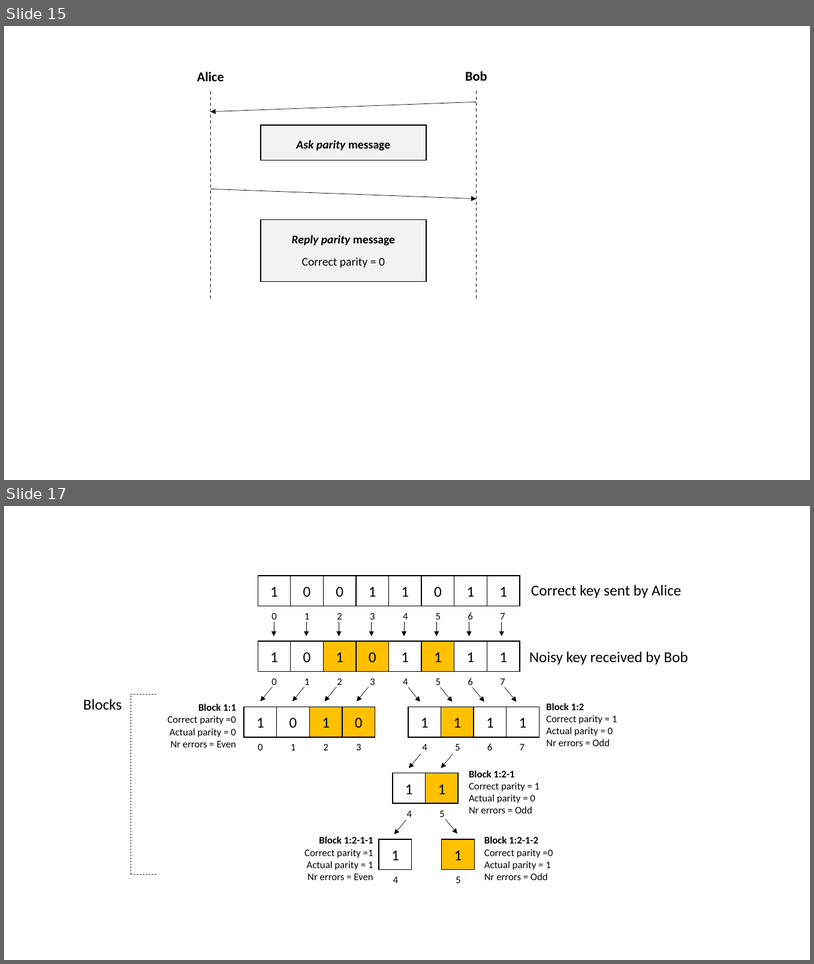
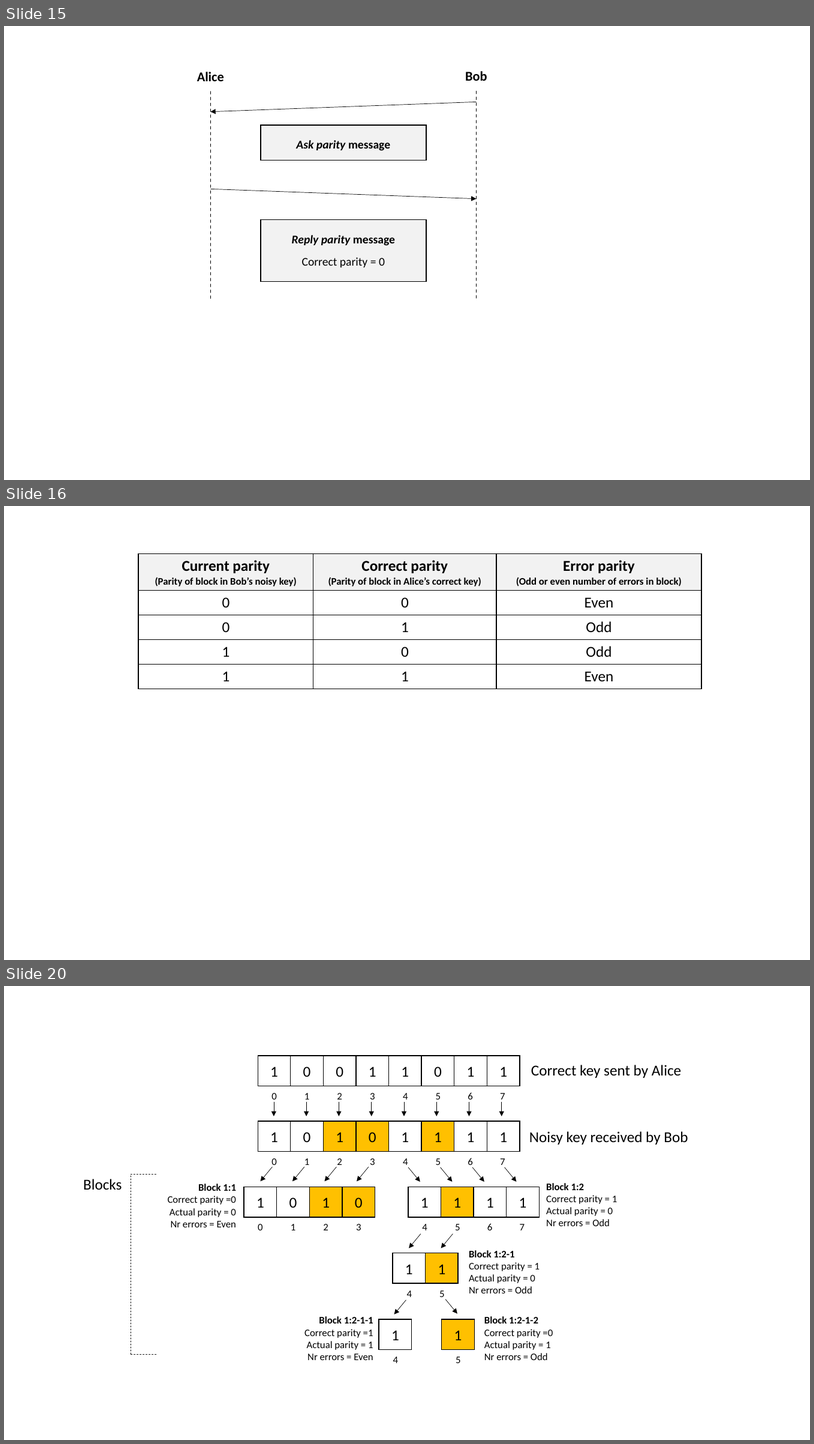
Before and after one commit to brunorijsman/cascade-python, a slide deck: docs/source/figures/figures.pptx. Shown one above the other, each under a label of ours: slides 15 and 17 before the commit, slides 15, 16 and 20 after it; the slides between them are not shown. The pictures are 814x964 and 814x1444 pixels, drawn with LibreOffice and Linux fonts; fonts in the diff are those of the drawing. Boxes give left, top, right and bottom in pixels: in the first picture for what was removed or moved away, otherwise in the second. Text is boxed around its words. In the diff, an @@ line names an element or a change of style, - is before the commit and + after.

Commit message:
binary split block

```diff
--- a/docs/source/figures/figures.pptx
+++ b/docs/source/figures/figures.pptx
@@ slide 16 added at [4,506,810,960], background #FFFFFF @@
@@ table added at [138,554,702,688], 5 rows, 3 columns @@
+Current parity / (Parity of block in Bob’s noisy key) | Correct parity / (Parity of block in Alice’s correct key) | Error parity / (Odd or even number of errors in block)
+0 | 0 | Even
+0 | 1 | Odd
+1 | 0 | Odd
+1 | 1 | Even
@@ what was slide 17 is now slide 20 @@
```
Also in this commit, not shown: 3 other slides added, 1 slide removed, 5 other files.
